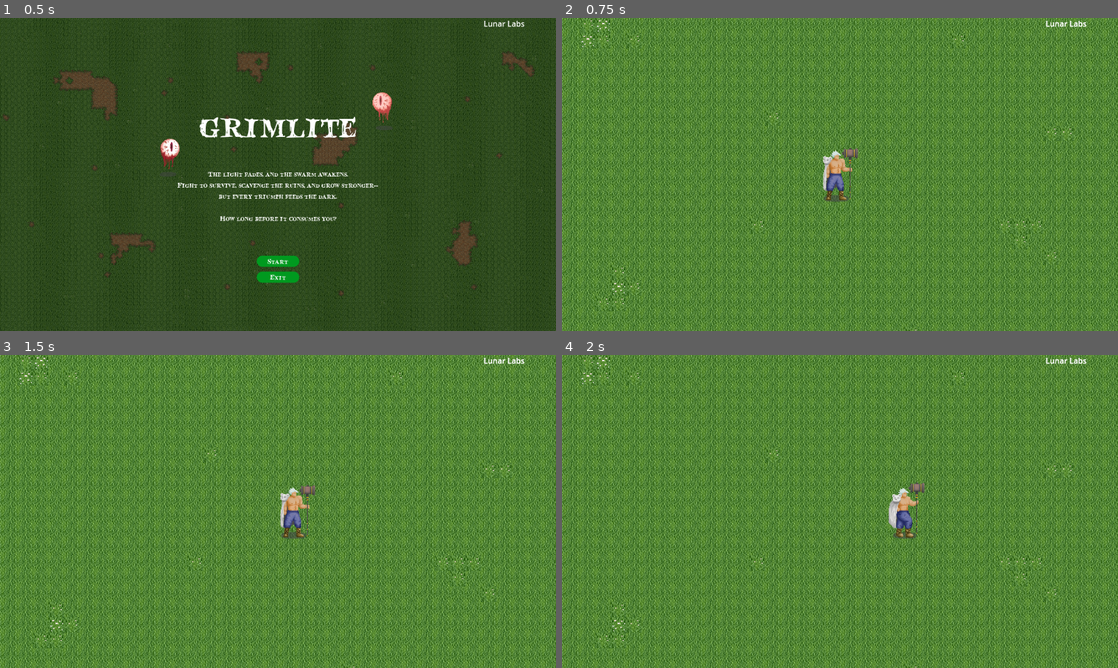
Above: before the commit, frames 1-4 (two rows, left to right).
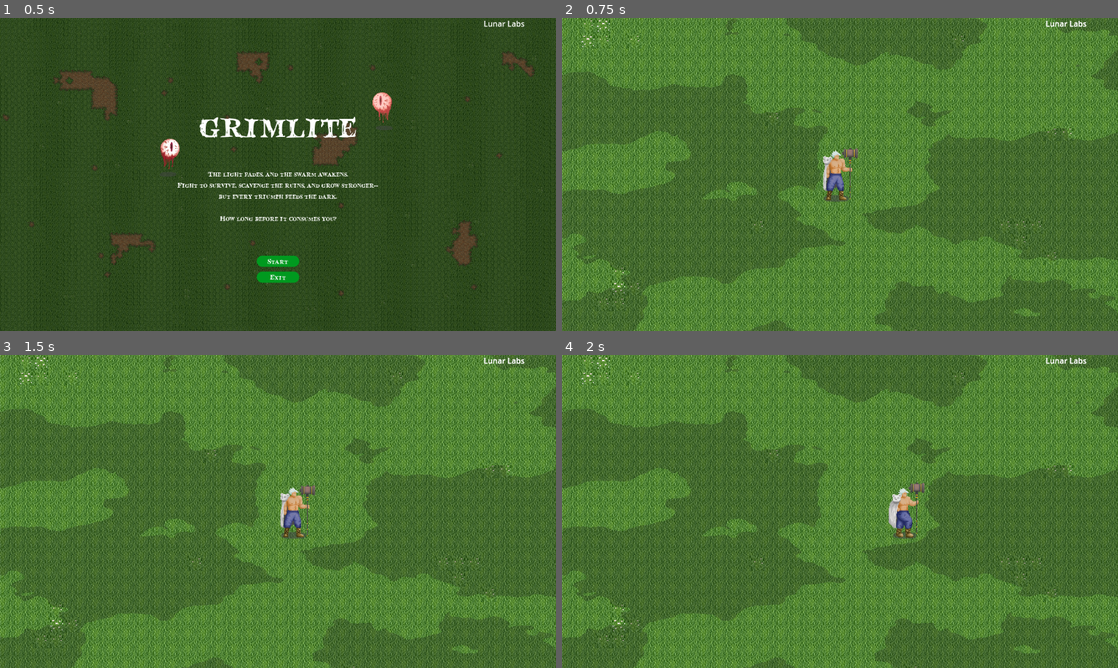
Above: after the commit, the same moments.

Repository: chii-vu/Grimlite
Game: Godot game, scene res://StartMenu.tscn
Two runs of this game, one before a commit and one after it. Both use one fixed random seed, a clock stepped at 60 frames per second and the inputs below.
Inputs:
- Up to frame 1 (0.5 s): no input
- Up to frame 2 (0.75 s): click "Start" at 0.5 s
- Up to frame 3 (1.5 s): tap Enter at 1.25 s; hold Right (ui_right) from 1.28 s (still down); hold Space (Shoot) from 1.28 s (still down)
- Up to frame 4 (2 s): keep holding Right (ui_right); keep holding Space (Shoot)

Frame 1 is identical in both runs. In frame 2, 34% of the frame differs, in the area x 0-100%, y 0-100%; in frame 3, 34%; in frame 4, 34%.

Commit message:
noise added to background

Diff:
--- /dev/null
+++ b/GameplayScene.tres
@@ -0,0 +1,95 @@
+[gd_resource type="VisualShader" load_steps=10 format=3 uid="uid://0ak6nb8edvfb"]
+
+[sub_resource type="VisualShaderNodeColorConstant" id="VisualShaderNodeColorConstant_fhiw3"]
+constant = Color(0.10059, 0.358186, 0, 1)
+
+[sub_resource type="VisualShaderNodeInput" id="VisualShaderNodeInput_mc41e"]
+input_name = "texture"
+
+[sub_resource type="FastNoiseLite" id="FastNoiseLite_5kdnc"]
+noise_type = 0
+seed = 2
+frequency = 0.0071
+
+[sub_resource type="NoiseTexture2D" id="NoiseTexture2D_hogq3"]
+seamless = true
+noise = SubResource("FastNoiseLite_5kdnc")
+
+[sub_resource type="VisualShaderNodeTexture" id="VisualShaderNodeTexture_h1fby"]
+texture = SubResource("NoiseTexture2D_hogq3")
+
+[sub_resource type="VisualShaderNodeVectorFunc" id="VisualShaderNodeVectorFunc_pirb7"]
+default_input_values = [0, Vector2(0, 0)]
+op_type = 0
+function = 23
+
+[sub_resource type="VisualShaderNodeFloatOp" id="VisualShaderNodeFloatOp_6m5qu"]
+operator = 2
+
+[sub_resource type="VisualShaderNodeFloatConstant" id="VisualShaderNodeFloatConstant_j6eo5"]
+constant = 0.25
+
+[sub_resource type="VisualShaderNodeVectorOp" id="VisualShaderNodeVectorOp_hdo34"]
+default_input_values = [0, Vector2(0, 0), 1, Vector2(0, 0)]
+op_type = 0
+operator = 2
+
+[resource]
+code = "shader_type canvas_item;
+render_mode blend_mix;
+
+uniform sampler2D tex_frg_3;
+
+
+
+void fragment() {
+// ColorConstant:10
+	vec4 n_out10p0 = vec4(0.100590, 0.358186, 0.000000, 1.000000);
+
+
+// Texture2D:3
+	vec4 n_out3p0 = texture(tex_frg_3, UV);
+
+
+// VectorFunc:4
+	vec2 n_out4p0 = round(vec2(n_out3p0.xy));
+
+
+// FloatOp:6
+	float n_out6p0 = n_out10p0.x * n_out4p0.x;
+
+
+// FloatConstant:8
+	float n_out8p0 = 0.250000;
+
+
+// VectorOp:9
+	vec2 n_out9p0 = n_out4p0 * vec2(n_out8p0);
+
+
+// Output:0
+	COLOR.rgb = vec3(n_out6p0);
+	COLOR.a = n_out9p0.x;
+
+
+}
+"
+graph_offset = Vector2(-242.987, -252.494)
+mode = 1
+flags/light_only = false
+nodes/fragment/0/position = Vector2(580, 20)
+nodes/fragment/2/node = SubResource("VisualShaderNodeInput_mc41e")
+nodes/fragment/2/position = Vector2(-720, 280)
+nodes/fragment/3/node = SubResource("VisualShaderNodeTexture_h1fby")
+nodes/fragment/3/position = Vector2(-340, 20)
+nodes/fragment/4/node = SubResource("VisualShaderNodeVectorFunc_pirb7")
+nodes/fragment/4/position = Vector2(-20, 20)
+nodes/fragment/6/node = SubResource("VisualShaderNodeFloatOp_6m5qu")
+nodes/fragment/6/position = Vector2(280, -80)
+nodes/fragment/8/node = SubResource("VisualShaderNodeFloatConstant_j6eo5")
+nodes/fragment/8/position = Vector2(84.6857, 242.344)
+nodes/fragment/9/node = SubResource("VisualShaderNodeVectorOp_hdo34")
+nodes/fragment/9/position = Vector2(340, 140)
+nodes/fragment/10/node = SubResource("VisualShaderNodeColorConstant_fhiw3")
+nodes/fragment/10/position = Vector2(7.82569, -161.548)
+nodes/fragment/connections = PackedInt32Array(2, 0, 3, 2, 3, 0, 4, 0, 4, 0, 6, 1, 6, 0, 0, 0, 4, 0, 9, 0, 8, 0, 9, 1, 9, 0, 0, 1, 10, 0, 6, 0)
--- a/GameplayScene.tscn
+++ b/GameplayScene.tscn
@@ -1,9 +1,10 @@
-[gd_scene load_steps=7 format=4 uid="uid://cdopx0hcp0mqx"]
+[gd_scene load_steps=9 format=4 uid="uid://cdopx0hcp0mqx"]
 
 [ext_resource type="PackedScene" path="res://mvc/views/hud.tscn" id="2_bgu1p"]
 [ext_resource type="Texture2D" uid="uid://bci3x2vqo1p1u" path="res://assets/land_prototype.png" id="2_d0g5i"]
 [ext_resource type="PackedScene" uid="uid://lsgfp2mh8rop" path="res://mvc/Game.tscn" id="2_prymh"]
 [ext_resource type="Texture2D" uid="uid://d4gy7gkldc6ek" path="res://assets/background_tileset.png" id="4_lscxi"]
+[ext_resource type="Shader" uid="uid://0ak6nb8edvfb" path="res://GameplayScene.tres" id="5_qhroo"]
 
 [sub_resource type="TileSetAtlasSource" id="TileSetAtlasSource_o54wc"]
 texture = ExtResource("4_lscxi")
@@ -19,6 +20,9 @@
 [sub_resource type="TileSet" id="TileSet_rqaem"]
 tile_size = Vector2i(32, 32)
 sources/1 = SubResource("TileSetAtlasSource_o54wc")
+
+[sub_resource type="ShaderMaterial" id="ShaderMaterial_lanve"]
+shader = ExtResource("5_qhroo")
 
 [node name="GameplayScene" type="Node2D"]
 
@@ -39,11 +43,19 @@
 
 [node name="ParallaxBackground" type="ParallaxBackground" parent="."]
 
-[node name="ParallaxLayer" type="ParallaxLayer" parent="ParallaxBackground"]
+[node name="ParallaxLayer - Background" type="ParallaxLayer" parent="ParallaxBackground"]
 motion_mirroring = Vector2(1376, 864)
 
-[node name="tilemap" type="TileMapLayer" parent="ParallaxBackground/ParallaxLayer"]
+[node name="Background tilemap" type="TileMapLayer" parent="ParallaxBackground/ParallaxLayer - Background"]
 use_parent_material = true
 position = Vector2(-699, -133)
 tile_map_data = PackedByteArray("AAAWAAQAAQAAAAAAAAAWAAUAAQAAAAAAAAAWAAYAAQAAAAAAAAAWAAcAAQAAAAAAAAAWAAgAAQAAAAAAAAAWAA …(18496 unchanged characters)…
 tile_set = SubResource("TileSet_rqaem")
+
+[node name="ParallaxLayer - Noise" type="ParallaxLayer" parent="ParallaxBackground"]
+motion_mirroring = Vector2(2000, 1000)
+
+[node name="Noise Layer" type="ColorRect" parent="ParallaxBackground/ParallaxLayer - Noise"]
+material = SubResource("ShaderMaterial_lanve")
+offset_right = 2000.0
+offset_bottom = 1000.0
